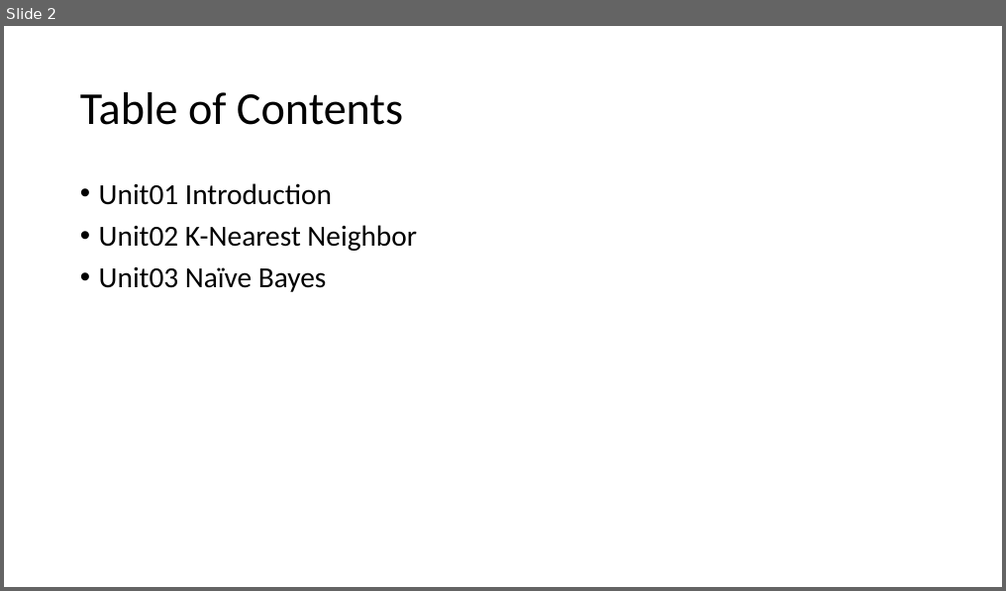
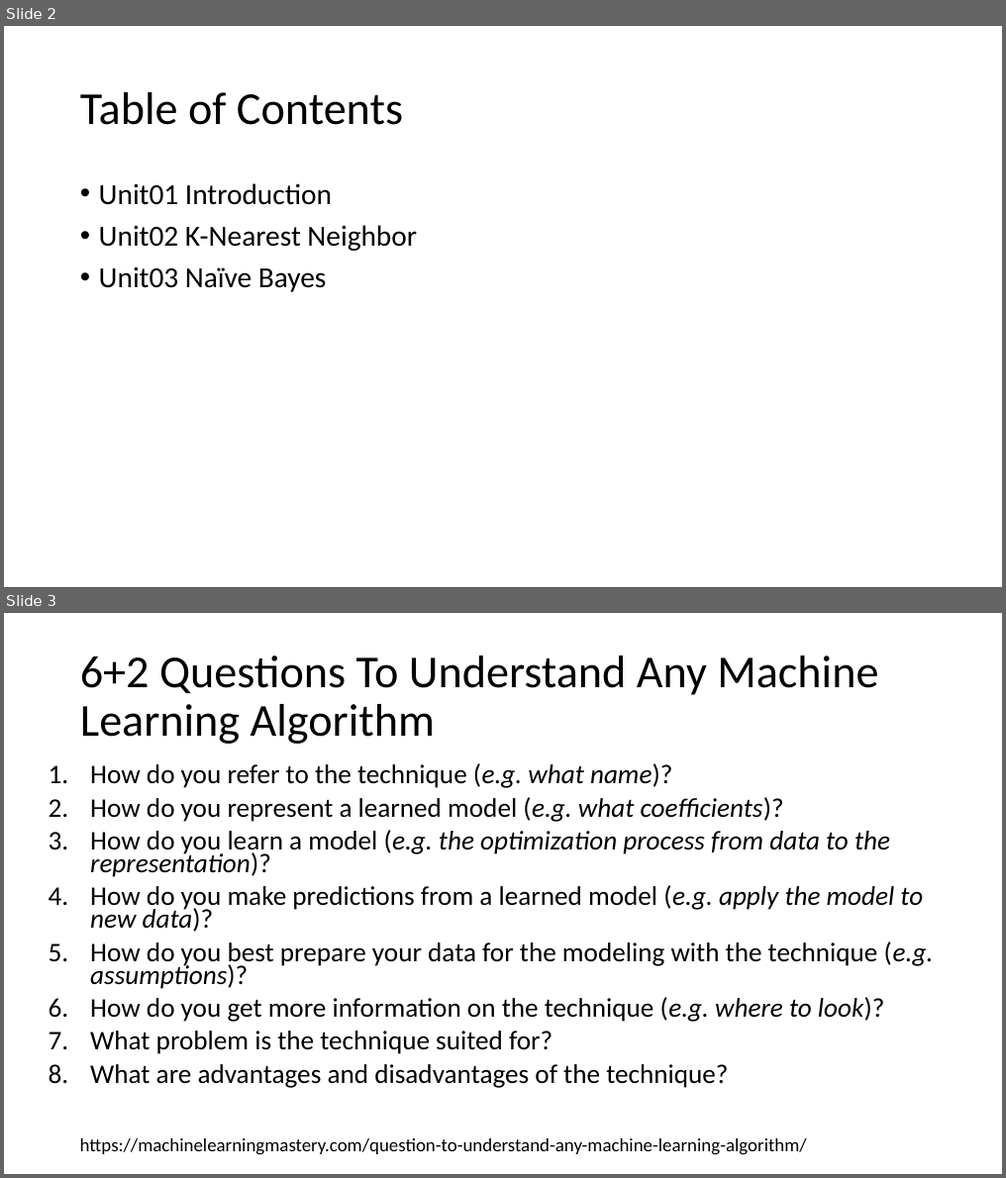
Before and after one commit to K-AlfredIwasaki/study_notes, a slide deck: SUMMARY/W207 MACHINE LEARNING.pptx. Shown one above the other, each under a label of ours: slide 2 before the commit, slides 2 and 3 after it. The pictures are 1006x591 and 1006x1178 pixels, drawn with LibreOffice and Linux fonts; fonts in the diff are those of the drawing. Boxes give left, top, right and bottom in pixels: in the first picture for what was removed or moved away, otherwise in the second. Text is boxed around its words. In the diff, an @@ line names an element or a change of style, - is before the commit and + after.

```diff
--- a/SUMMARY/W207 MACHINE LEARNING.pptx
+++ b/SUMMARY/W207 MACHINE LEARNING.pptx
@@ slide 3 added at (4, 613, 1002, 1174), background #FFFFFF @@
@@ title added at (80, 656, 878, 744), 44 pt, text #000000 @@
+6+2 Questions To Understand Any Machine Learning Algorithm
@@ text added at (90, 763, 934, 1088), 25.9 pt, text #000000 @@
+1. How do you refer to the technique (e.g. what name)?
+2. How do you represent a learned model (e.g. what coefficients)?
+3. How do you learn a model (e.g. the optimization process from data to the representation)?
+4. How do you make predictions from a learned model (e.g. apply the model to new data)?
+5. How do you best prepare your data for the modeling with the technique (e.g. assumptions)?
+6. How do you get more information on the technique (e.g. where to look)?
+7. What problem is the technique suited for?
+8. What are advantages and disadvantages of the technique?
@@ text added at (80, 1139, 807, 1156), 18 pt, text #000000 @@
+https://machinelearningmastery.com/question-to-understand-any-machine-learning-algorithm/
```
Also in this commit, not shown: 5 other slides added, 46 other files.
